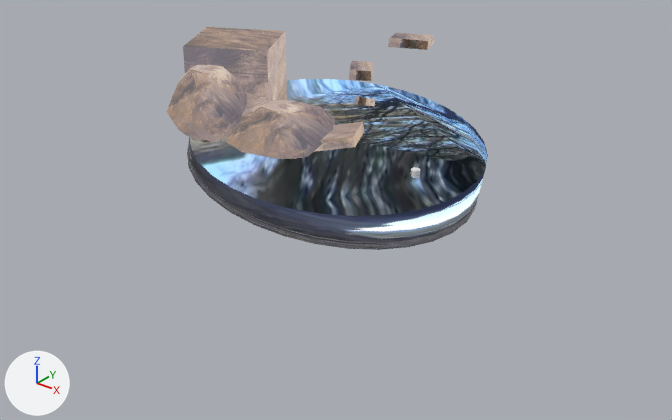
The glTF model assets/models/levels/level_2.glb as it was, and as the next commit left it.
The view is the same before and after, from a 50 mm camera at (122.4, -156.4, 72.1) aimed at (3.1, -7.4, -20.3). Lighting does not change. The marker at lower left points along +X, +Y and +Z. The older version comes first. Where no turn or scale is listed for an object, it has been applied to the vertices. Vertices at exactly the same position are counted once.
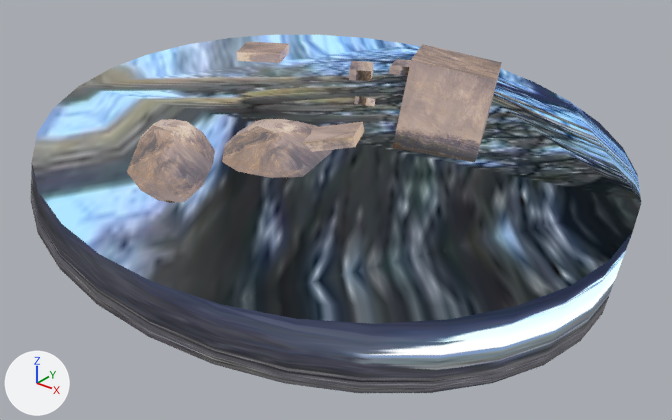
Where the newer file only moved an object's origin or applied its transform, the numbers keep the older frame.

The change in detail:
me_cube_011 is used by ob_cube_016; location (-21.2, -12.5, 10.8).
me_cube_011 had 8 vertices, 10 faces and spanned x -12.1..12.1, y -11.6..11.6, z -10.0..5.5.
me_cube_011 now has 8 vertices, 10 faces and spans x 25.6..51.1, y 16.5..40.9, z -16.5..2.8.
me_cube_011 part 1: the whole mesh is multiplied about its middle by the matrix ((-0.992, -0.045, 0.12), (0.061, -0.99, 0.127), (0.113, 0.134, 0.985)), then moved by (38.4, 28.7, -4.6).
me_cube_017 is used by ob_cube_017; location (-21.2, -12.5, 10.8).
me_cube_017 had 8 vertices, 12 faces and spanned x -12.1..7.1, y -2.2..11.6, z -15.5..-10.0.
me_cube_017 now has 8 vertices, 12 faces and spans x 29.4..49.3, y 15.8..29.3, z -21.2..-12.4.
me_cube_017 part 2: the whole mesh is multiplied about its middle by the matrix ((-0.992, -0.045, 0.12), (0.061, -0.99, 0.127), (0.113, 0.134, 0.985)), then moved by (41.8, 17.9, -4.1).
Object 'Cube.022' (ob_cube_022) moves from (9.3, 11.7, 17.0) to (7.7, 14.5, 9.8).
Object 'Cylinder.003' (ob_cylinder_003) is deleted.
Object 'Cube.004' (ob_cube_004) moves from (-2.3, -18.8, -2.6) to (-2.4, -20.3, -6.5).
Object 'Cube.018' (ob_cube_018) moves from (-16.4, -19.6, 4.1) to (-9.6, -36.2, -1.5).
Object 'Cylinder' (ob_cylinder) moves from (0.0, -2.5, -5.9) to (0.0, -2.5, -7.3).
Object 'Cylinder' (ob_cylinder) is rescaled from (1.61, 1.61, 1.61) to (3.2, 3.2, 3.2).

Location of each change, [x1, y1, x2, y2] in pixels of the pictures (672 x 420 px; the box of a moved part takes in the faces that stretch with it):
'Cylinder', moved, rescaled (102% wider, 109% taller): before [187, 79, 488, 250]; after [31, 35, 641, 393]
'Cube.016', reshaped: before [183, 27, 287, 112]; after [397, 44, 502, 147]
'Cube.018', moved: before [167, 65, 247, 142]; after [127, 119, 215, 203]
'Cube.004', moved: before [227, 100, 335, 159]; after [222, 119, 332, 178]
'Cube.022', moved: before [388, 33, 434, 50]; after [389, 59, 411, 76]
'Cylinder.003', deleted: before [411, 167, 420, 178]
part 2 of me_cube_017, moved or reshaped (not visible before): after [392, 127, 481, 162]
